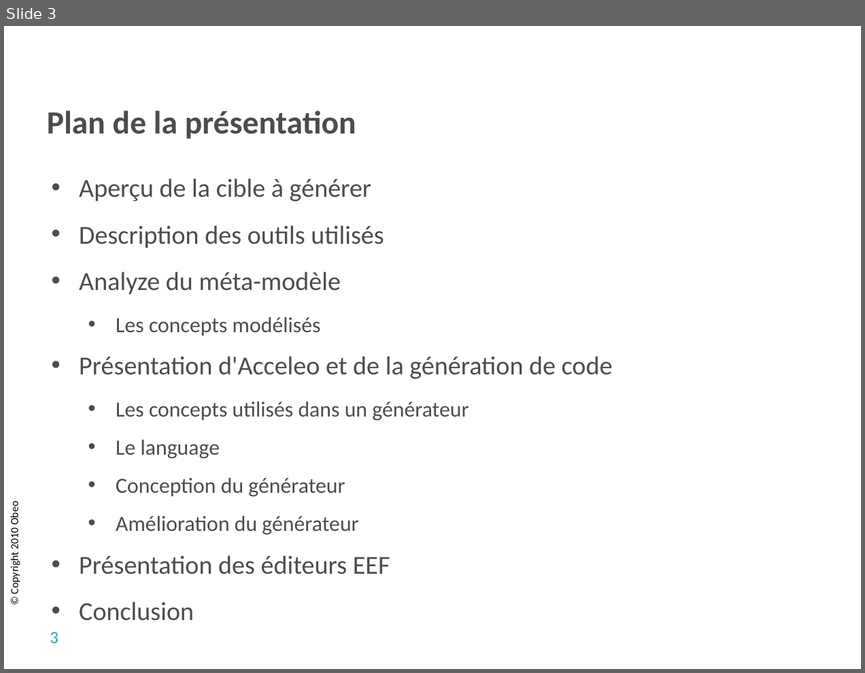
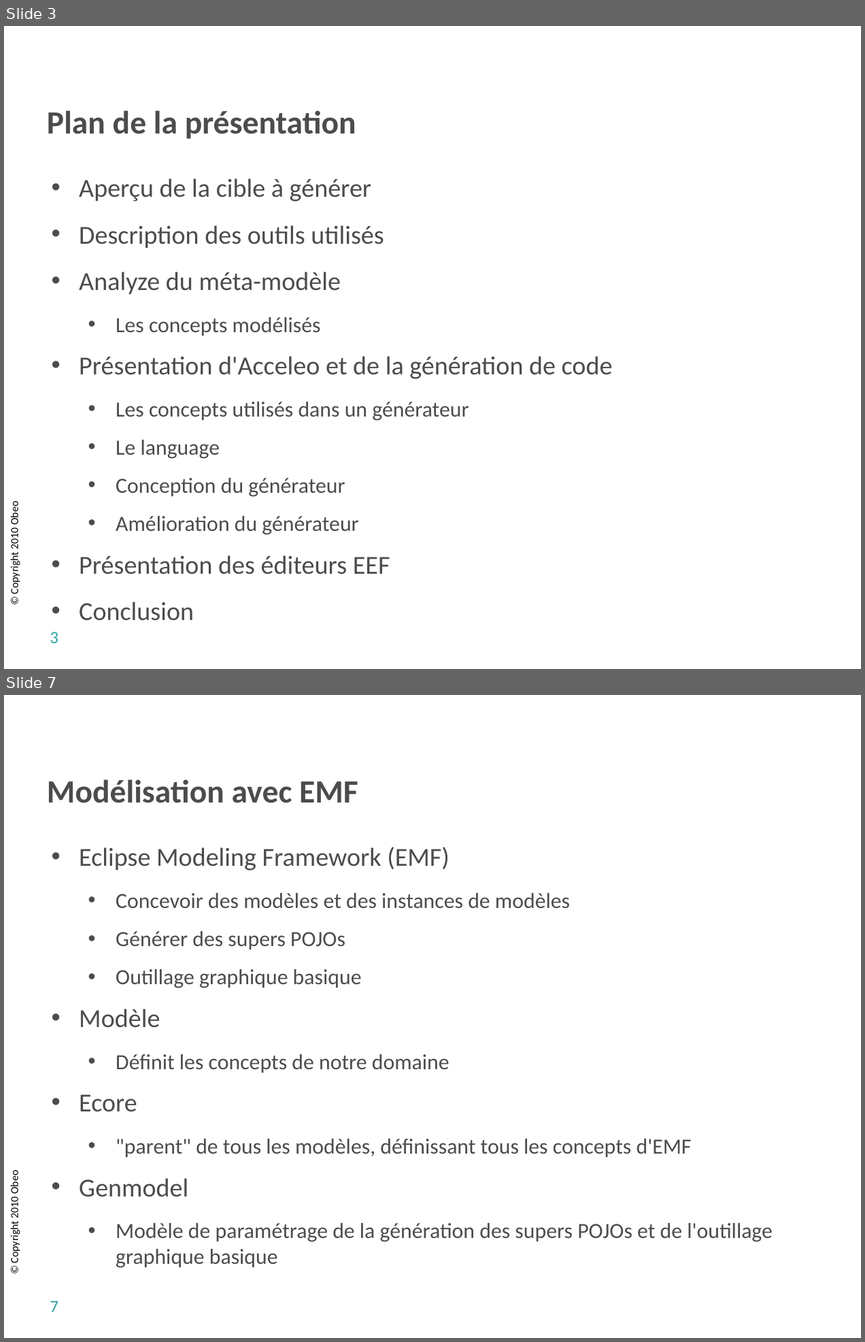
Before and after one commit to sbegaudeau/acceleo-tutorial, a slide deck: documentation/org.eclipse.acceleo.tutorial.slides/breizhcamp/Acceleo Tutorial Breizhcamp.odp. Shown one above the other, each under a label of ours: slide 3 before the commit, slides 3 and 7 after it; the slides between them are not shown. The pictures are 865x673 and 865x1342 pixels, drawn with LibreOffice and Linux fonts; fonts in the diff are those of the drawing; background and template pictures are left out. Boxes give left, top, right and bottom in pixels: in the first picture for what was removed or moved away, otherwise in the second. Text is boxed around its words. In the diff, an @@ line names an element or a change of style, - is before the commit and + after.

```diff
--- a/documentation/org.eclipse.acceleo.tutorial.slides/breizhcamp/Acceleo Tutorial Breizhcamp.odp
+++ b/documentation/org.eclipse.acceleo.tutorial.slides/breizhcamp/Acceleo Tutorial Breizhcamp.odp
@@ slide 7 added at (x1=4, y1=695, x2=861, y2=1338), background #FFFFFF; not listed: 1 template element that a slide beside it also shows @@
@@ title added at (x1=47, y1=779, x2=358, y2=803), 30 pt, text #4C4C4C, bold @@
+Modélisation avec EMF
@@ text added at (x1=79, y1=847, x2=772, y2=1268), 20 pt, text #4C4C4C @@
+• Eclipse Modeling Framework (EMF)
+  • Concevoir des modèles et des instances de modèles
+  • Générer des supers POJOs
+  • Outillage graphique basique
+• Modèle
+  • Définit les concepts de notre domaine
+• Ecore
+  • "parent" de tous les modèles, définissant tous les concepts d'EMF
+• Genmodel
+  • Modèle de paramétrage de la génération des supers POJOs et de l'outillage graphique basique
@@ page number added at (x1=50, y1=1300, x2=58, y2=1312), 16 pt, text #33A3A3 @@
+7
```
Also in this commit, not shown: 4 slides changed, 5 other slides added, 4 slides removed, 1 other file.
